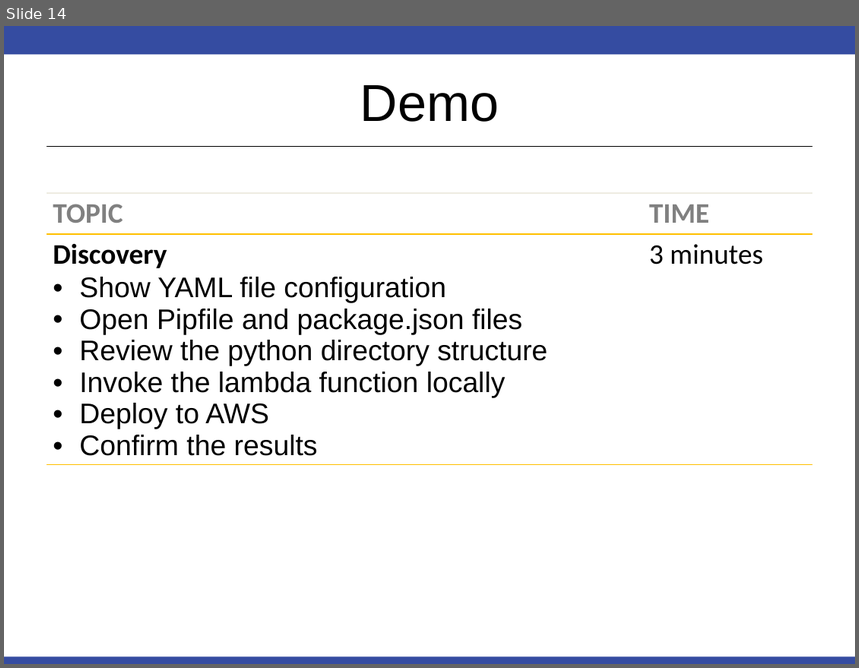
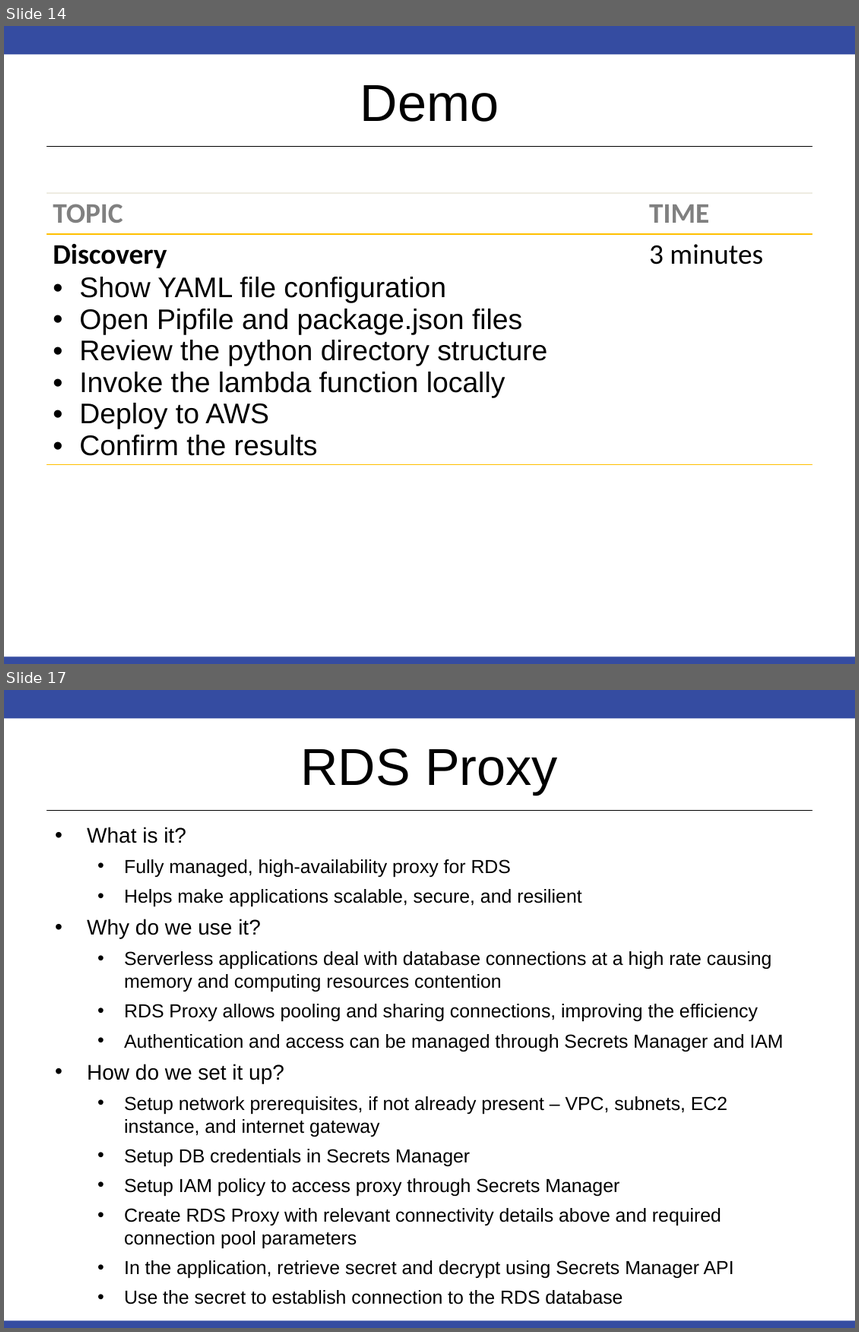
Before and after one commit to RobinsonCW/USWildfireAnalysis, a slide deck: presentation/DS7346_Cloud_Computing_Presentation.pptx. Shown one above the other, each under a label of ours: slide 14 before the commit, slides 14 and 17 after it; the slides between them are not shown. The pictures are 859x668 and 859x1332 pixels, drawn with LibreOffice and Linux fonts; fonts in the diff are those of the drawing. Boxes give left, top, right and bottom in pixels: in the first picture for what was removed or moved away, otherwise in the second. Text is boxed around its words. In the diff, an @@ line names an element or a change of style, - is before the commit and + after.

```diff
--- a/presentation/DS7346_Cloud_Computing_Presentation.pptx
+++ b/presentation/DS7346_Cloud_Computing_Presentation.pptx
@@ slide 17 added at bbox=[4, 690, 855, 1328], background #FFFFFF; not listed: 3 template elements that a slide beside it also shows @@
@@ title added at bbox=[301, 749, 558, 794], 44 pt, text #000000 @@
+RDS Proxy
@@ text added at bbox=[87, 827, 784, 1305], 16 pt, text #000000 @@
+• What is it?
+  • Fully managed, high-availability proxy for RDS
+  • Helps make applications scalable, secure, and resilient
+  • Why do we use it?
+  • Serverless applications deal with database connections at a high rate causing memory and computing resources contention
+  • RDS Proxy allows pooling and sharing connections, improving the efficiency
+  • Authentication and access can be managed through Secrets Manager and IAM
+  • How do we set it up?
+  • Setup network prerequisites, if not already present – VPC, subnets, EC2 instance, and internet gateway
+  • Setup DB credentials in Secrets Manager
+  • Setup IAM policy to access proxy through Secrets Manager
+  • Create RDS Proxy with relevant connectivity details above and required connection pool parameters
+  • In the application, retrieve secret and decrypt using Secrets Manager API
+  • Use the secret to establish connection to the RDS database
```
Also in this commit, not shown: 4 other slides added, 1 slide removed.
